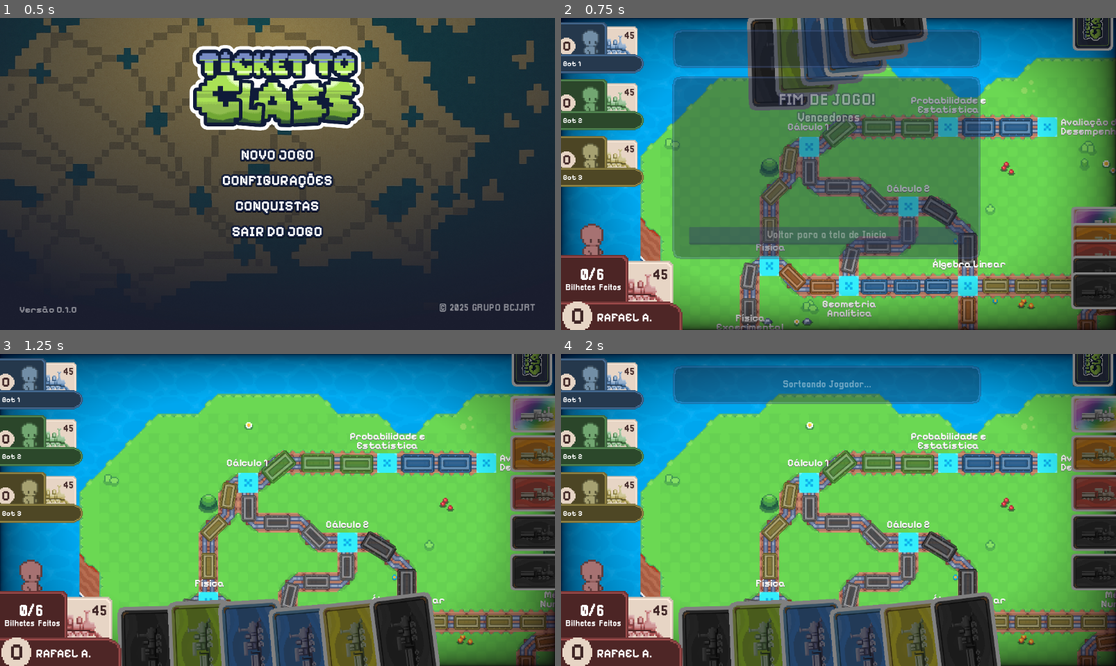
Above: before the commit, frames 1-4 (two rows, left to right).
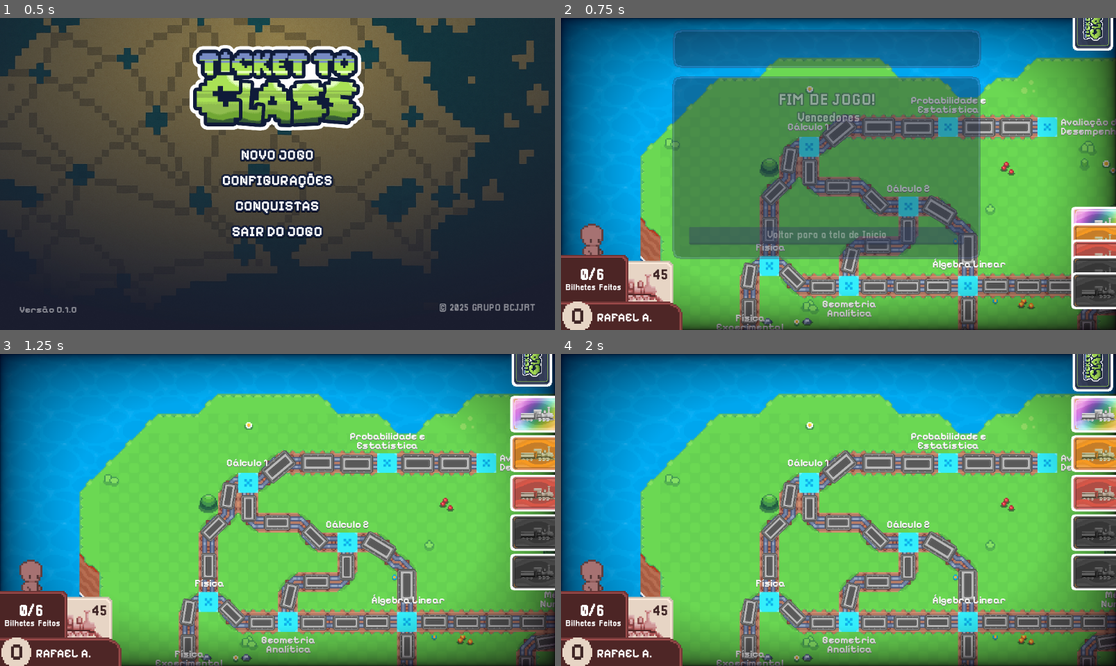
Above: after the commit, the same moments.

Repository: rafaamparo/ticket-to-ride-es2
Game: Godot game, scene res://scenes/main_menu.tscn
The game is run twice, just before and just after one commit, with the same random seed, the same clock (stepped at 60 frames per second) and the same inputs.
Inputs (mouse positions are in pixels of both pictures, inside the frame that each line leads up to):
- Up to frame 1 (0.5 s): no input
- Up to frame 2 (0.75 s): tap Enter at 0.5 s; drag from (838, 155) to (894, 105) at 0.52 s
- Up to frame 3 (1.25 s): no input
- Up to frame 4 (2 s): click (1093, 357) at 1.25 s

Frame 1 is identical in both runs. In frame 2, 22% of the frame differs, in the area x 0-100%, y 0-100%; in frame 3, 28%; in frame 4, 35%.
Error after the commit: Parse Error: Could not parse global class "TrilhaVagao" from "res://game_assets/game_scene/object_scenes/caminhos/trilha.gd". (res://game_assets/game_scene/obj…

Commit message:
Update game_assets/game_scene/object_scenes/caminhos/trilha.gd
Co-authored-by: Copilot <175728472+Copilot@users.noreply.github.com>

Diff:
--- a/game_assets/game_scene/object_scenes/caminhos/trilha.gd
+++ b/game_assets/game_scene/object_scenes/caminhos/trilha.gd
@@ -107,7 +107,7 @@
 		11, 12, 13, 14, 15: return 60;
 		16, 17, 18, 19, 20, 21, 22: return 75;
 		23, 24, 25, 26, 27, 28, 29, 30: return 85;
-		31, 32, 33, 34, 35, 36, 37, 38, 39, 40, 41, 42, 43, 44, 35: return 100;
+		31..44: return 100;
 		_: return 0;
 
 
